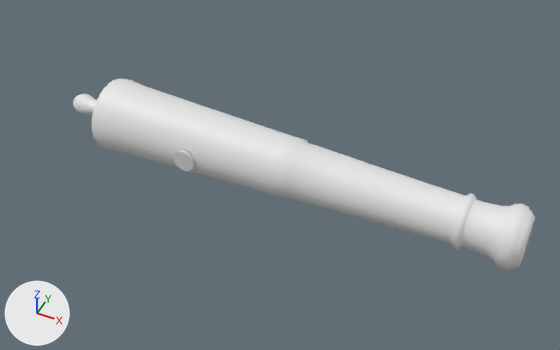
An edit to the Blender file Assets/02 Prefabs/models/Cannon2/cannon2.blend, drawn before and after from the same camera.
Camera for both pictures: a 50 mm lens placed at (11.21, -12.36, 11.52), pointed at (4.93, 0.52, -0.6). Arrows for +X, +Y and +Z are at lower left; the lights stay in place.

The first picture shows 'barrel'.
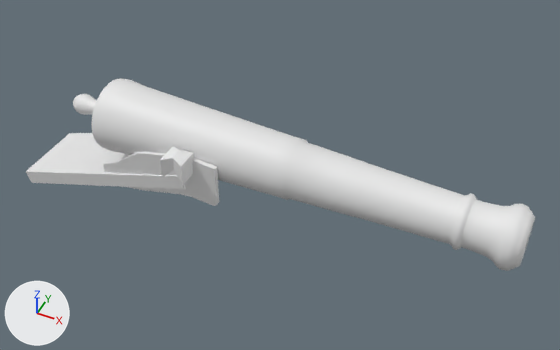
Location of each change, (x1, y1, x2, y2) in pixels of the pictures (560 x 350 px):
```json
{"object": "Cube", "change": "added", "after": [26, 133, 186, 189]}
{"object": "Cube.001", "change": "added", "after": [104, 152, 219, 206]}
{"object": "Cube.002", "change": "added", "after": [160, 147, 194, 185]}
```

Edits to the scene script, one JSON object a line:
```json
{"op": "add", "block": "me_cube", "code": ["me_cube = bpy.data.meshes.new('Cube')", "me_cube.from_pydata(...)  # a box spanning x -2.77..-0.08, y 4.26..6.96, z -1.19..1.5"]}
{"op": "add", "block": "me_cube_001", "code": ["me_cube_001 = bpy.data.meshes.new('Cube.001')", "me_cube_001.from_pydata(...)  # 124 vertices, 93 faces; spans x -2.1..1.0, y -1.0..1.0, z -1.72..1.09"]}
{"op": "add", "block": "me_cube_002", "code": ["me_cube_002 = bpy.data.meshes.new('Cube.002')", "me_cube_002.from_pydata(...)  # 12 vertices, 10 faces; spans x -1.0..1.0, y -1.0..1.0, z -1.21..1.0"]}
{"op": "add", "block": "ob_cube", "code": ["ob_cube = bpy.data.objects.new('Cube', me_cube)", "ob_cube.location = (3.09, -3.8, -0.61)", "ob_cube.rotation_euler = (0.0, -0.325, 0.0)  # degrees (0, -19, 0)", "ob_cube.scale = (2.0, 0.72, 0.14)"]}
{"op": "add", "block": "ob_cube_001", "code": ["ob_cube_001 = bpy.data.objects.new('Cube.001', me_cube_001)", "ob_cube_001.location = (2.78, -0.64, -0.5)", "ob_cube_001.scale = (1.07, 0.0546, 0.595)"]}
{"op": "add", "block": "ob_cube_002", "code": ["ob_cube_002 = bpy.data.objects.new('Cube.002', me_cube_002)", "ob_cube_002.location = (2.97, -0.88, 0.02)", "ob_cube_002.scale = (-0.279, -0.279, -0.279)"]}
```
